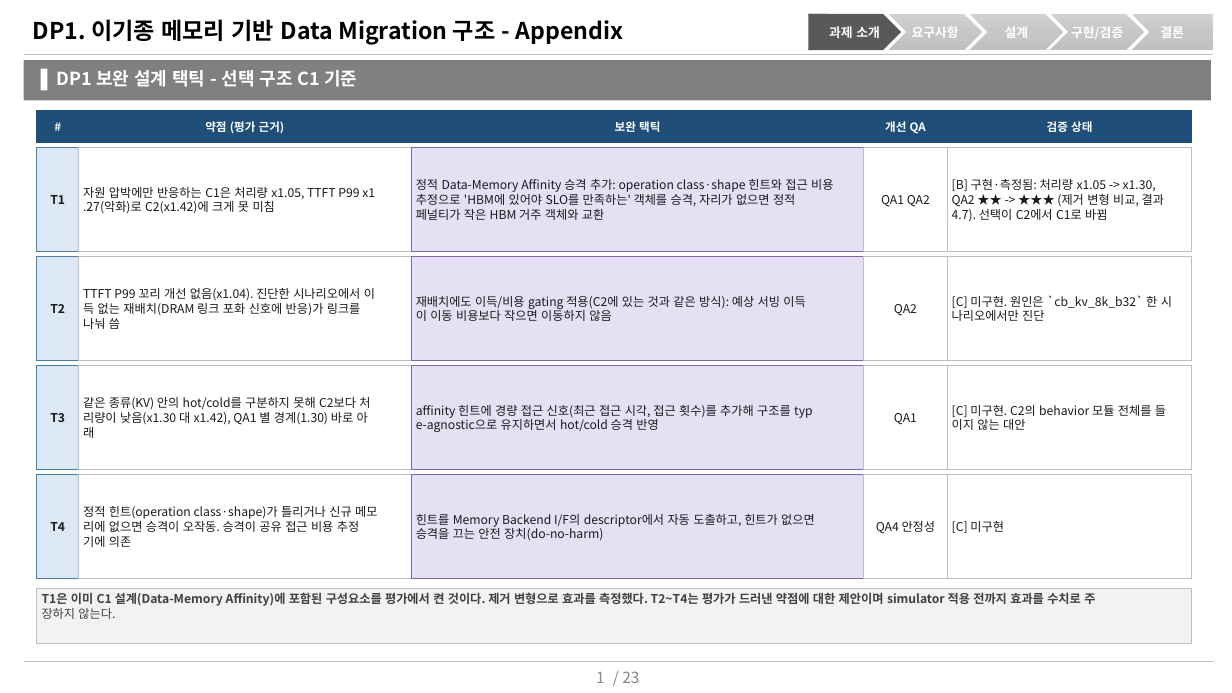
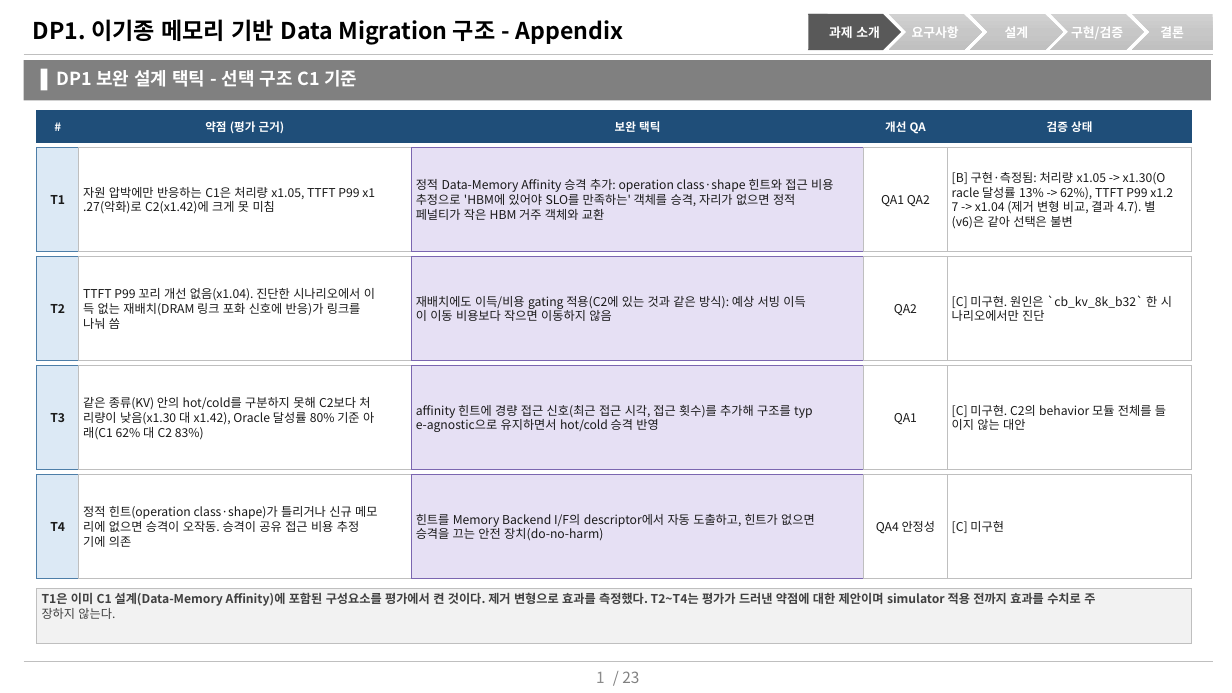
Before and after one commit to mkim0628/vllm, a slide deck: slide 1 of doc-mk/DP1/DP1-complement-design-tactics.pptx. Drawn at 1232x693 pixels with LibreOffice and Linux fonts; fonts in the diff are those of the drawing. Boxes give left, top, right and bottom in pixels: in the first picture for what was removed or moved away, otherwise in the second. Text is boxed around its words. In the diff, an @@ line names an element or a change of style, - is before the commit and + after.

```diff
--- a/doc-mk/DP1/DP1-complement-design-tactics.pptx
+++ b/doc-mk/DP1/DP1-complement-design-tactics.pptx
@@ text in rectangle at (952,172,1173,229): text changed @@
-[B] 구현·측정됨: 처리량 x1.05 -> x1.30,
-QA2 ★★ -> ★★★ (제거 변형 비교, 결과
-4.7). 선택이 C2에서 C1로 바뀜
+[B] 구현·측정됨: 처리량 x1.05 -> x1.30(O
+racle 달성률 13% -> 62%), TTFT P99 x1.2
+7 -> x1.04 (제거 변형 비교, 결과 4.7). 별
+(v6)은 같아 선택은 불변
@@ text in rectangle at (83,409,374,440): text changed @@
-리량이 낮음(x1.30 대 x1.42), QA1 별 경계(1.30) 바로 아
-래
+리량이 낮음(x1.30 대 x1.42), Oracle 달성률 80% 기준 아
+래(C1 62% 대 C2 83%)
```
Also in this commit, not shown: 15 other files.
